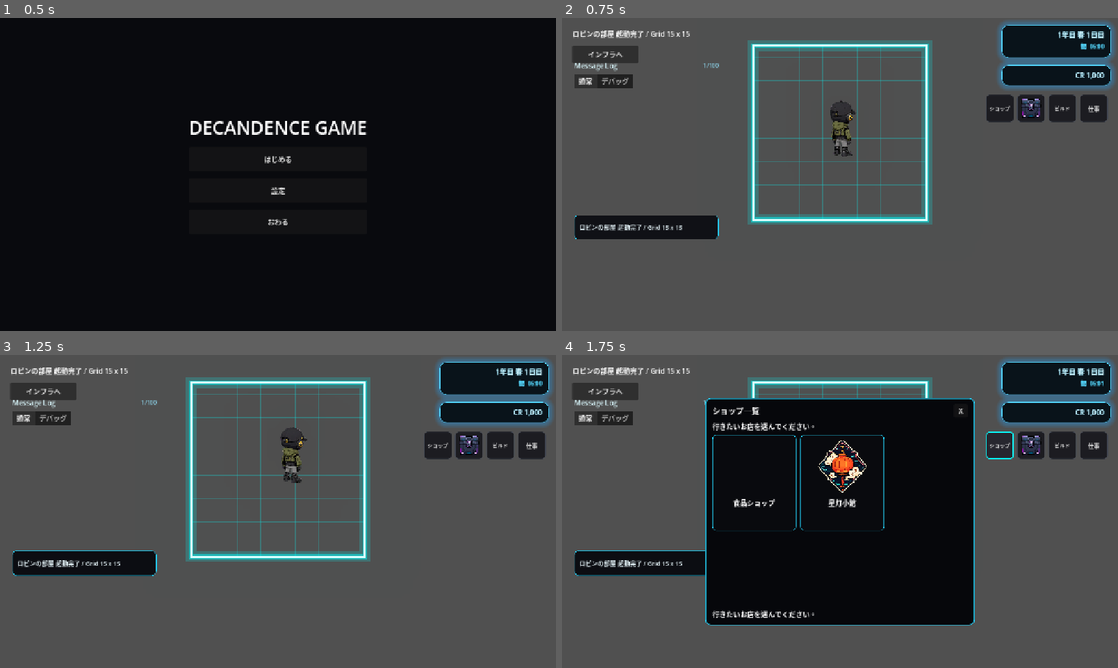
Above: before the commit, frames 1-4 (two rows, left to right).
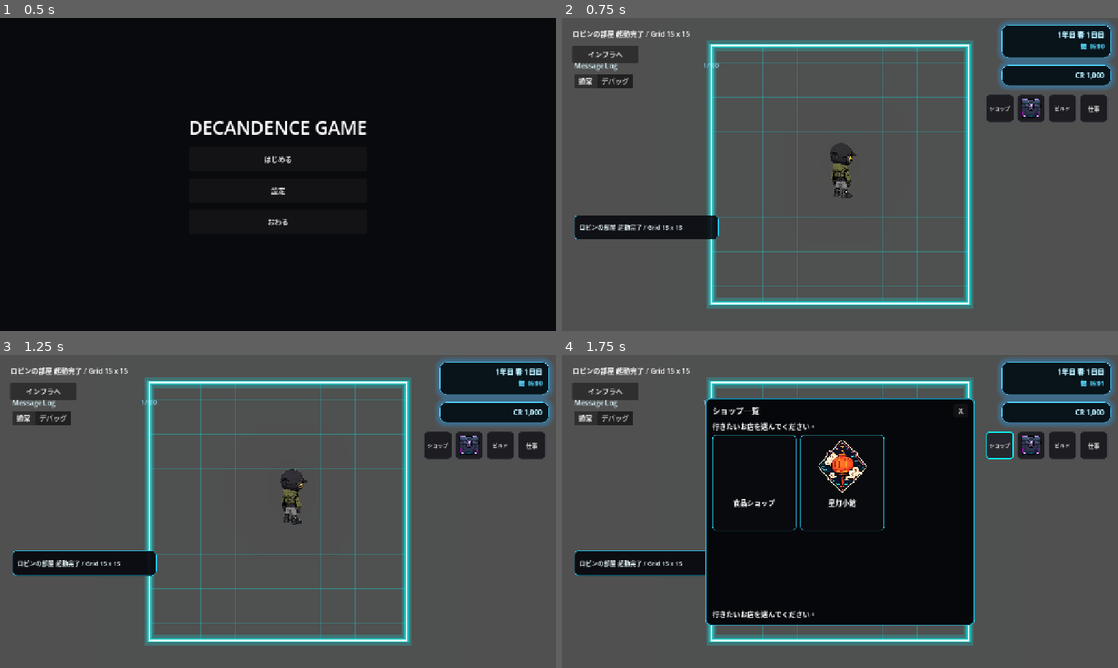
Above: after the commit, the same moments.

Repository: grimoire1089-coder/optimistic
Game: Godot game, scene res://Scenes/Boot/TitleScene.tscn
Same seed, same stepped clock (60 frames per second), same inputs: the game is played once before the commit and once after it. Sound files missing from this copy of the repository are replaced by a short silence.
Inputs:
- Up to frame 1 (0.5 s): no input
- Up to frame 2 (0.75 s): click "はじめる" at 0.5 s
- Up to frame 3 (1.25 s): no input
- Up to frame 4 (1.75 s): click "ショップ" at 1.25 s

Frame 1 is identical in both runs. In frame 2, 11% of the frame differs, in the area x 26-74%, y 7-93%; in frame 3, 11%; in frame 4, 2.8%.

Commit message:
Keep map size while applying visual offset

Diff:
--- a/Scripts/Maps/RoomMapGridModule.gd
+++ b/Scripts/Maps/RoomMapGridModule.gd
@@ -8,6 +8,7 @@
 @export var buildable: bool = true
 @export var screen_margin: float = 96.0
 @export var bottom_reserved_margin: float = 0.0
+@export var map_visual_offset: Vector2 = Vector2.ZERO
 @export var side_ui_margin: float = 280.0
 @export var cell_size: Vector2 = Vector2(48.0, 48.0)
 @export var fixed_grid_size: Vector2i = Vector2i.ZERO
@@ -45,10 +46,9 @@
 func get_visual_map_rect() -> Rect2:
 	var rect := get_viewport().get_visible_rect()
 	var horizontal_margin := maxf(side_ui_margin, 0.0)
-	var top_margin := maxf(screen_margin, 0.0)
-	var bottom_margin := maxf(screen_margin + bottom_reserved_margin, 0.0)
-	var min_pos := rect.position + Vector2(horizontal_margin, top_margin)
-	var max_pos := rect.end - Vector2(horizontal_margin, bottom_margin)
+	var vertical_margin := maxf(screen_margin, 0.0)
+	var min_pos := rect.position + Vector2(horizontal_margin, vertical_margin)
+	var max_pos := rect.end - Vector2(horizontal_margin, vertical_margin)
 	var center := rect.position + rect.size * 0.5
 
 	if min_pos.x > max_pos.x:
@@ -65,7 +65,7 @@
 
 	var square_size := minf(available_size.x, available_size.y)
 	var square_area_size := Vector2(square_size, square_size)
-	var square_area_position := min_pos + (available_size - square_area_size) * 0.5
+	var square_area_position := min_pos + (available_size - square_area_size) * 0.5 + map_visual_offset
 	return Rect2(square_area_position, square_area_size)
 
 
